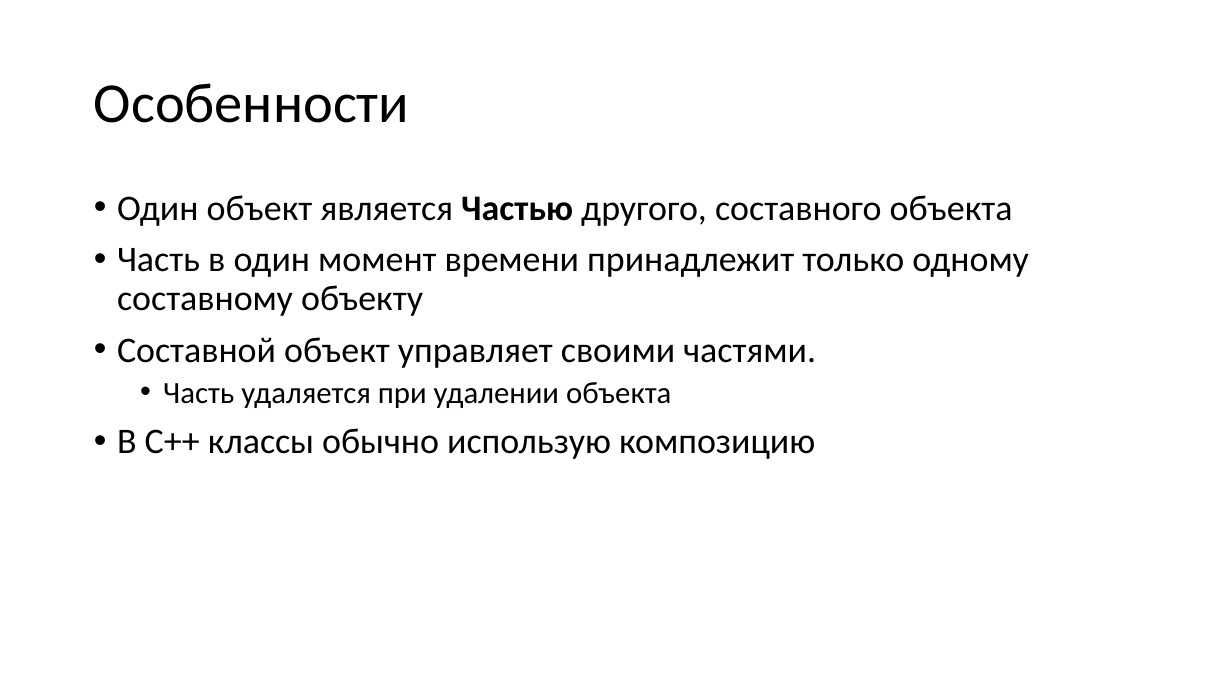
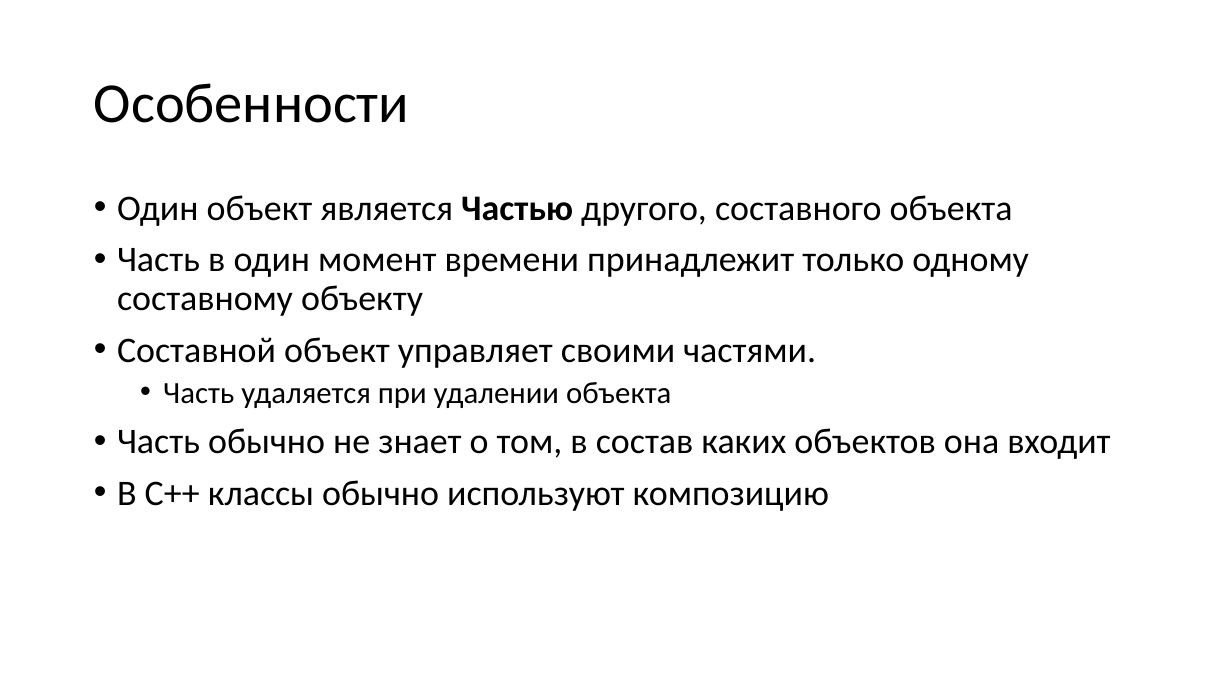
Before and after one commit to alexey-malov/oop, a slide deck: slide 5 of lectures/03/Виды отношений между классами.pptx (slide 4 before the commit). Drawn at 1232x693 pixels with LibreOffice and Linux fonts; fonts in the diff are those of the drawing. Boxes give left, top, right and bottom in pixels: in the first picture for what was removed or moved away, otherwise in the second. Text is boxed around its words. In the diff, an @@ line names an element or a change of style, - is before the commit and + after.

```diff
--- a/lectures/03/Виды отношений между классами.pptx
+++ b/lectures/03/Виды отношений между классами.pptx
@@ text at box(117, 428, 1110, 511): text changed @@
-• В C++ классы обычно использую композицию
+• Часть обычно не знает о том, в состав каких объектов она входит
+• В C++ классы обычно используют композицию
```
Also in this commit, not shown: 9 other slides changed, 2 slides added, 2 other files.
